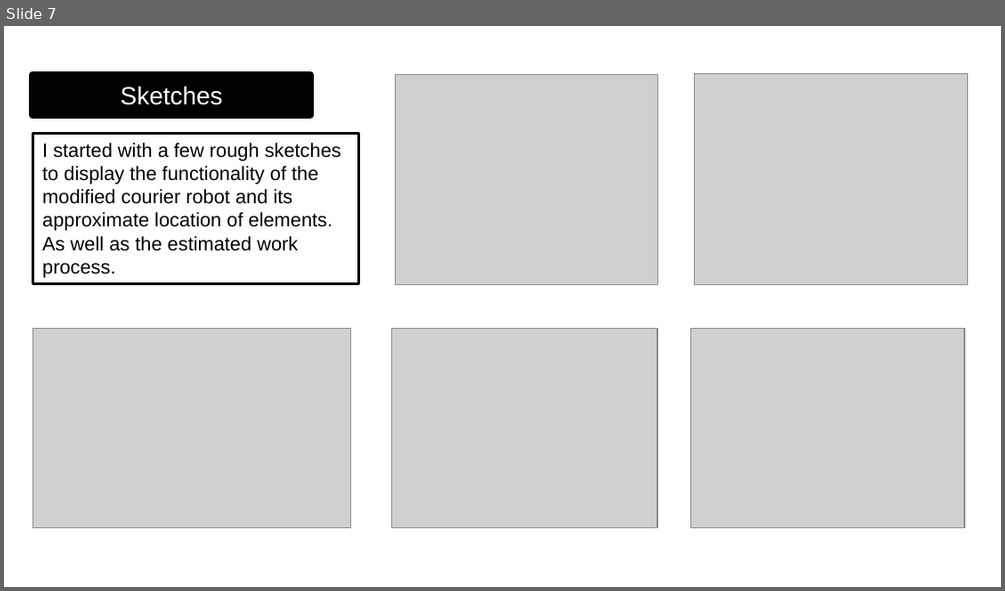
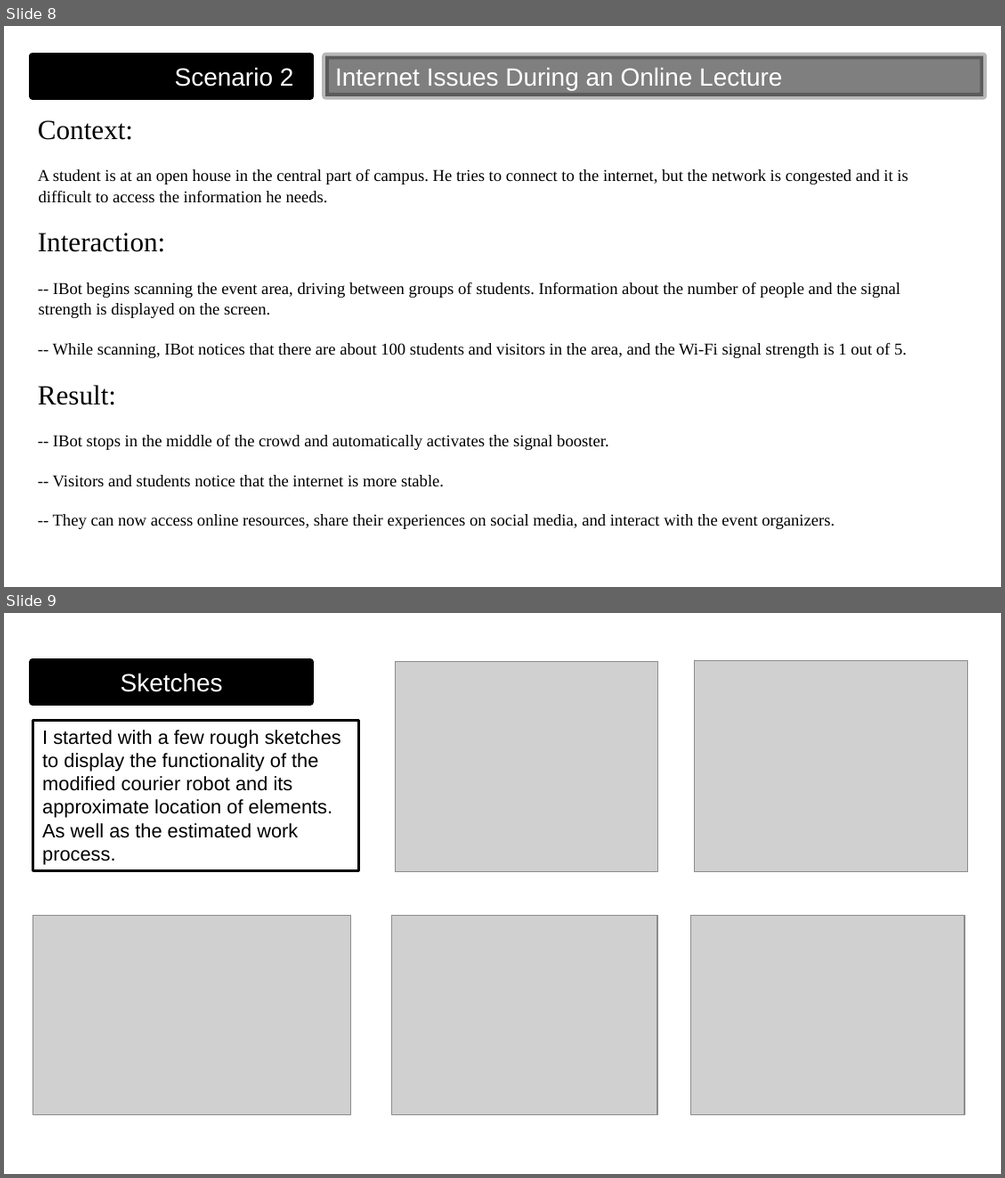
Before and after one commit to AdykGC/AdykGC.github.io, a slide deck: images/aboutme/PRJ-1.pptx. Shown one above the other, each under a label of ours: slide 7 before the commit, slides 8 and 9 after it. The pictures are 1005x591 and 1005x1178 pixels, drawn with LibreOffice and Linux fonts; fonts in the diff are those of the drawing; grey boxes stand for pictures. Boxes give left, top, right and bottom in pixels: in the first picture for what was removed or moved away, otherwise in the second. Text is boxed around its words. In the diff, an @@ line names an element or a change of style, - is before the commit and + after.

```diff
--- a/images/aboutme/PRJ-1.pptx
+++ b/images/aboutme/PRJ-1.pptx
@@ slide 8 added at bbox=[4, 26, 1001, 587], background #FFFFFF @@
@@ rectangle added at bbox=[32, 56, 311, 95], fill #000000, outline #000000 5 pt, 18 pt, text #FFFFFF @@
+Scenario 2
@@ rectangle added at bbox=[325, 56, 983, 95], fill #000000 at 50% opacity, outline #000000 5 pt, 18 pt, text #FFFFFF @@
+Internet Issues During an Online Lecture
@@ text added at bbox=[38, 120, 907, 529], 12 pt, text #000000 @@
+Context:
+A student is at an open house in the central part of campus. He tries to connect to the internet, but the network is congested and it is difficult to access the information he needs.
+Interaction:
+-- IBot begins scanning the event area, driving between groups of students. Information about the number of people and the signal strength is displayed on the screen.
+-- While scanning, IBot notices that there are about 100 students and visitors in the area, and the Wi-Fi signal strength is 1 out of 5.
+Result:
+-- IBot stops in the middle of the crowd and automatically activates the signal booster.
+-- Visitors and students notice that the internet is more stable.
+-- They can now access online resources, share their experiences on social media, and interact with the event organizers.
@@ what was slide 7 is now slide 9 @@
```
Also in this commit, not shown: 1 other slide added.
